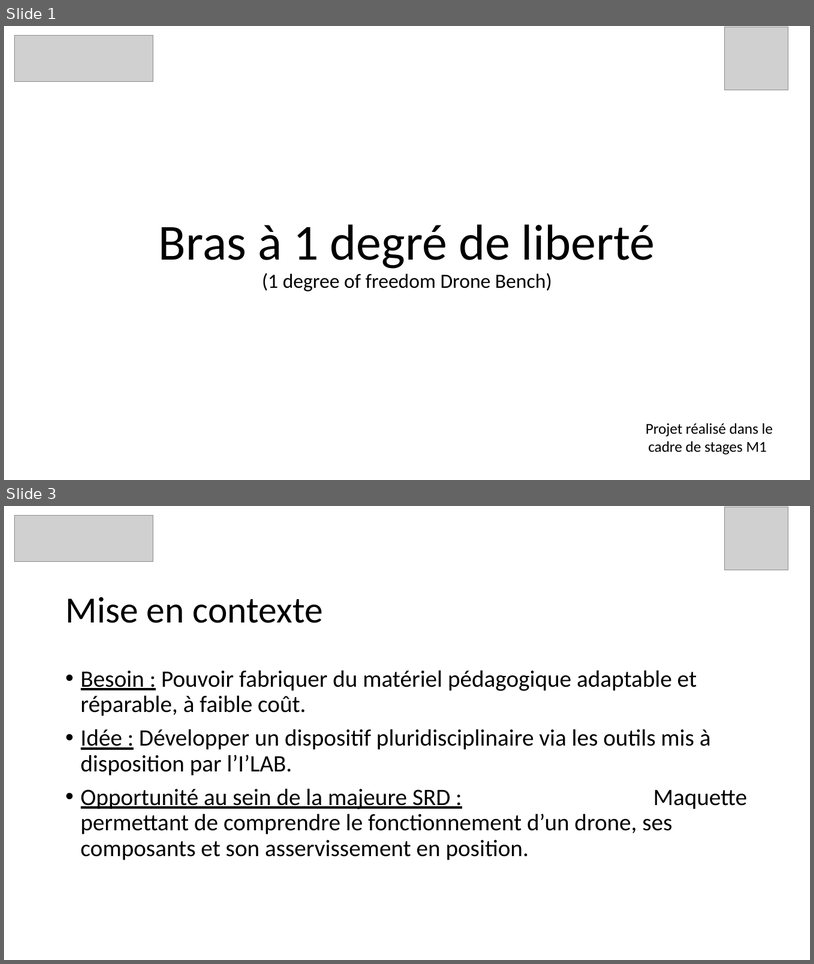
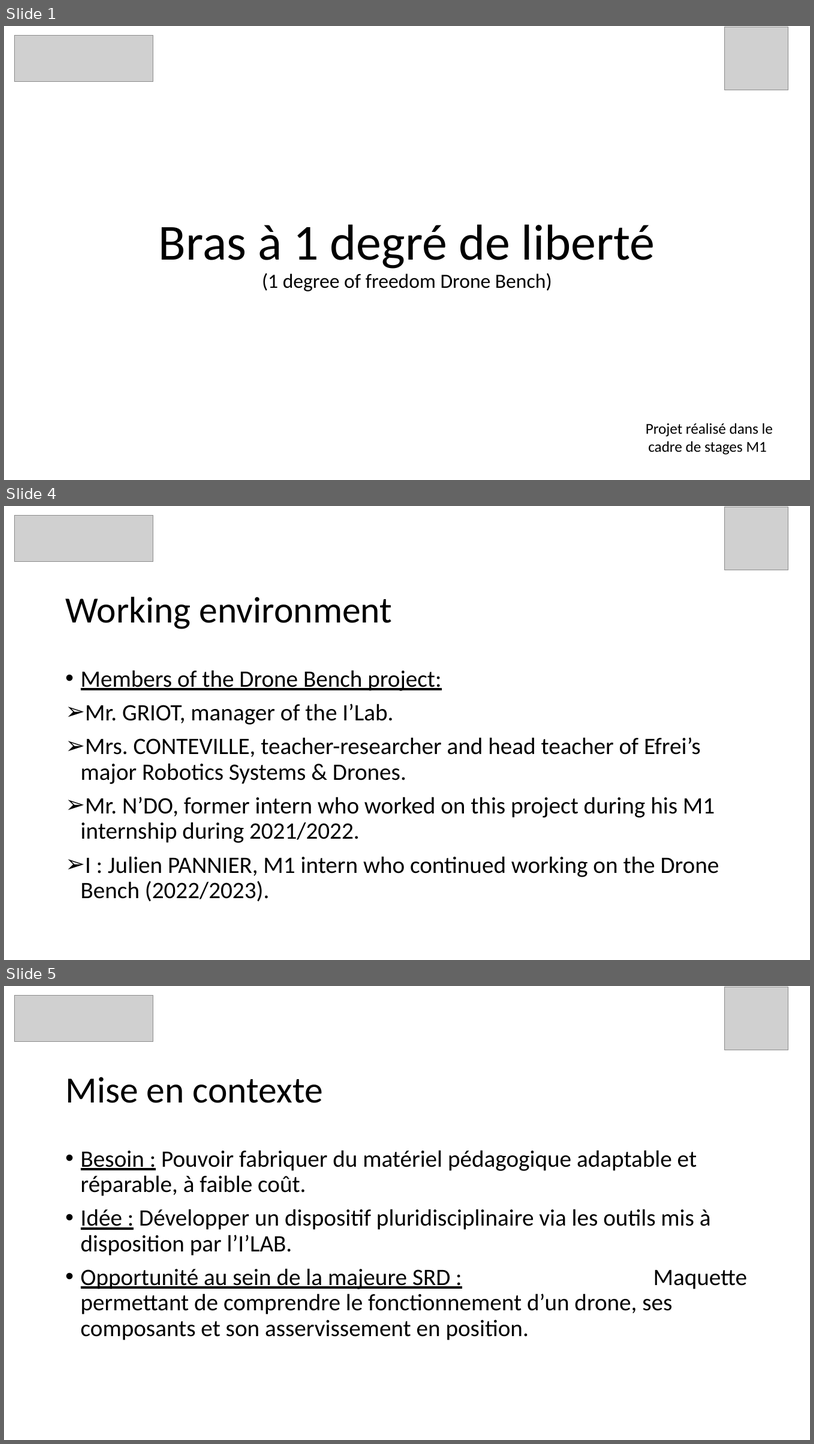
Before and after one commit to InnovationLab-EFREIParis/Stage_1DOF_DroneBench, a slide deck: 01_doc/Presentations/Dossier 2022-2023 Julien/Présentation Soutenance de stage.pptx. Shown one above the other, each under a label of ours: slides 1 and 3 before the commit, slides 1, 4 and 5 after it; the slides between them are not shown. The pictures are 814x964 and 814x1444 pixels, drawn with LibreOffice and Linux fonts; fonts in the diff are those of the drawing; grey boxes stand for pictures. Boxes give left, top, right and bottom in pixels: in the first picture for what was removed or moved away, otherwise in the second. Text is boxed around its words. In the diff, an @@ line names an element or a change of style, - is before the commit and + after.

```diff
--- a/01_doc/Presentations/Dossier 2022-2023 Julien/Présentation Soutenance de stage.pptx
+++ b/01_doc/Presentations/Dossier 2022-2023 Julien/Présentation Soutenance de stage.pptx
@@ slide 4 added at [4,506,810,960], background #FFFFFF @@
@@ picture added at [15,516,153,562] @@
@@ picture added at [725,507,789,571] @@
@@ title added at [65,597,392,629], 44 pt, text #000000 @@
+Working environment
@@ text added at [81,670,720,901], 28 pt, text #000000 @@
+• Members of the Drone Bench project:
+➢ Mr. GRIOT, manager of the I’Lab.
+➢ Mrs. CONTEVILLE, teacher-researcher and head teacher of Efrei’s major Robotics Systems & Drones.
+➢ Mr. N’DO, former intern who worked on this project during his M1 internship during 2021/2022.
+➢ I : Julien PANNIER, M1 intern who continued working on the Drone Bench (2022/2023).
@@ what was slide 3 is now slide 5 @@
```
Also in this commit, not shown: 2 slides changed, 6 other slides added.
